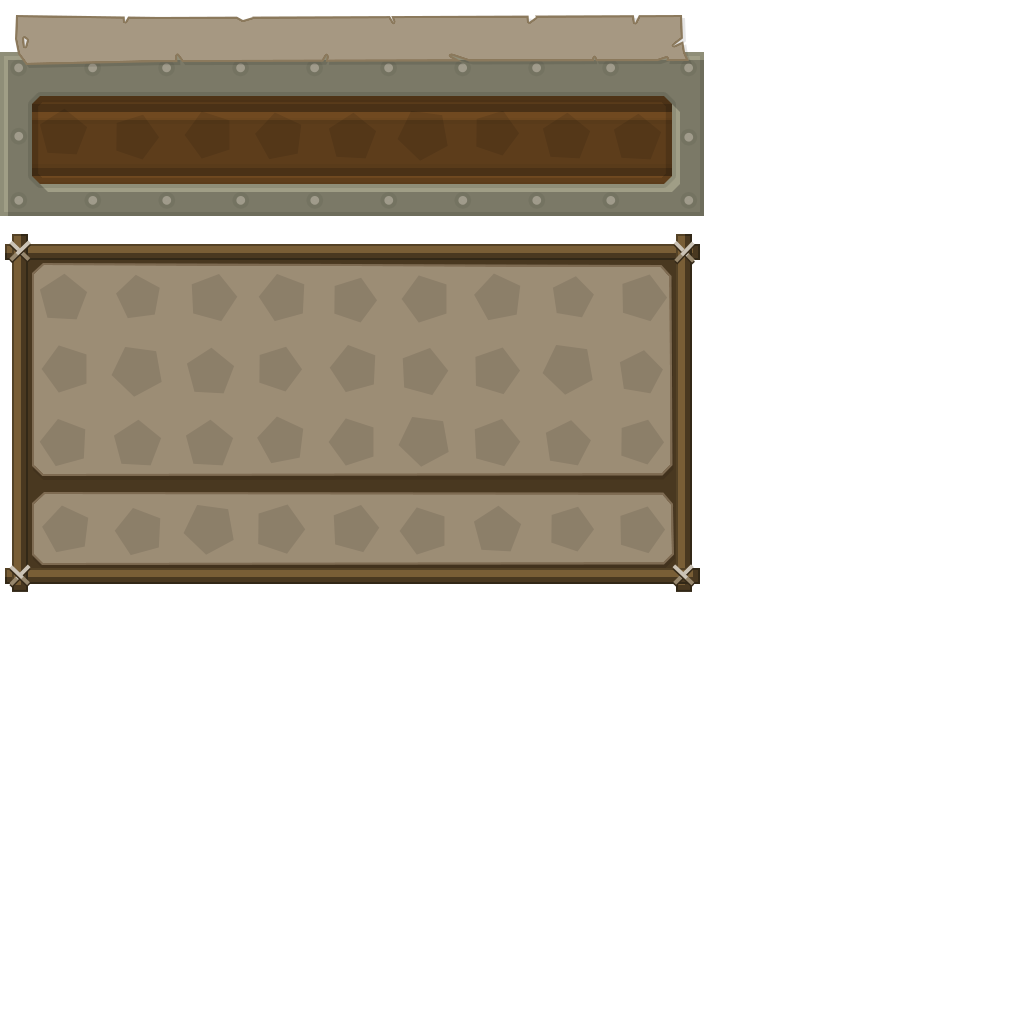
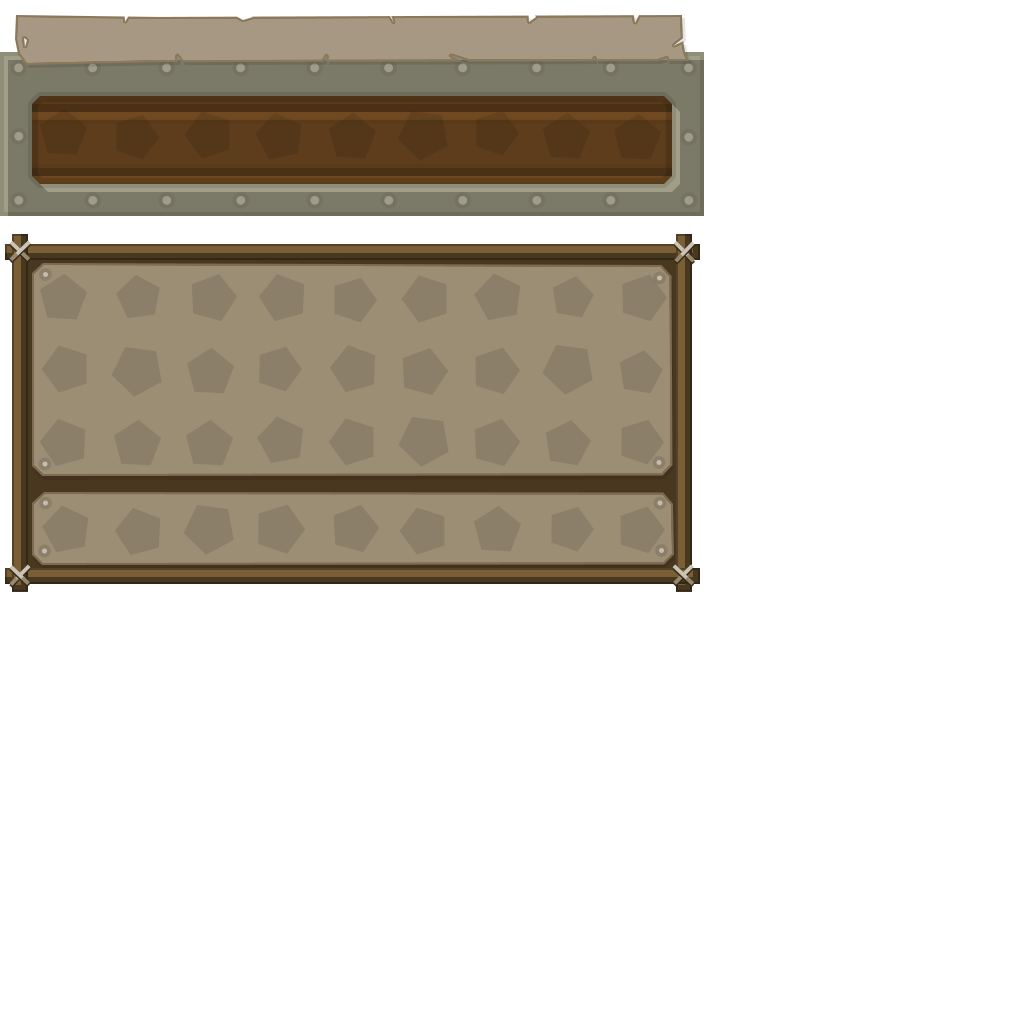
Layered file, before and after one edit (1024×1024). Changes by layer:
added layer "Forme 21" in group "inventaire" over left=42, top=272, right=664, bottom=554
painted on "Forme 20", unmasked it over left=39, top=268, right=668, bottom=556
painted on "Forme 19", unmasked it over left=38, top=268, right=668, bottom=558
unmasked "Forme 14" over left=38, top=268, right=668, bottom=558
